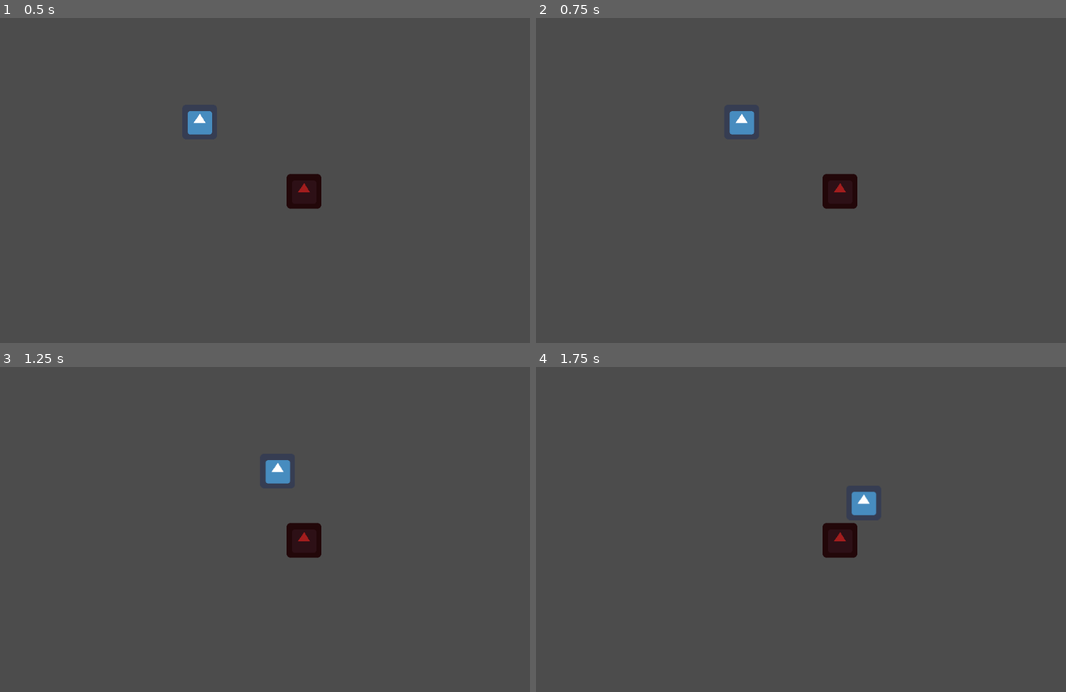
Above: before the commit, frames 1-4 (two rows, left to right).
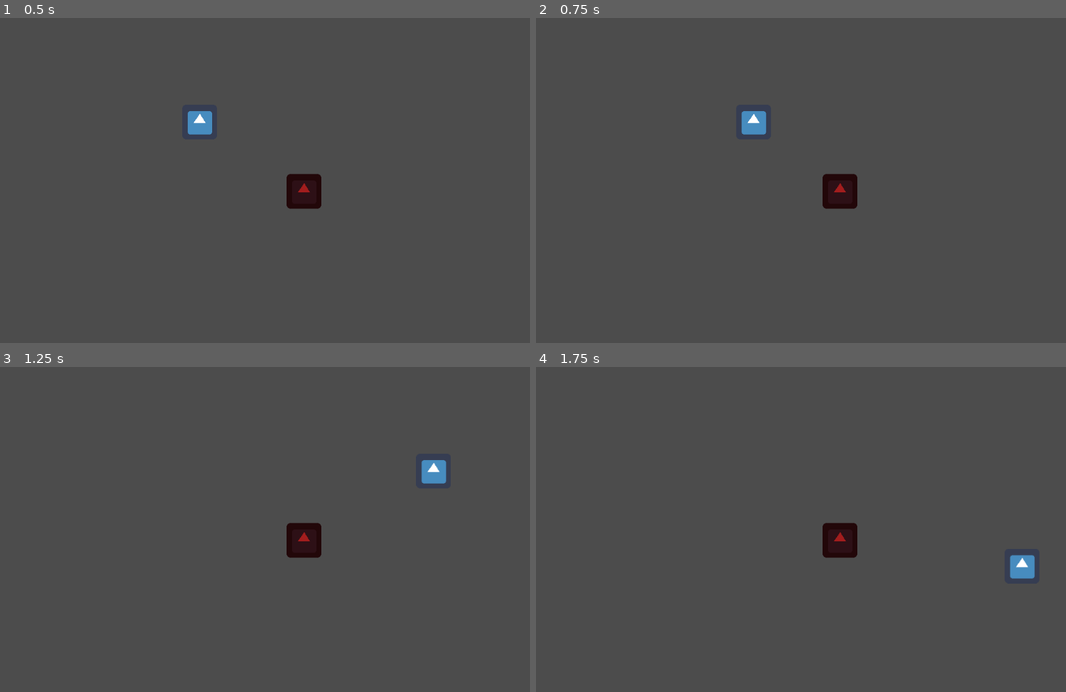
Above: after the commit, the same moments.

Repository: mfurtak/gmtk-game-jam-2019
Game: Godot game, scene res://Main.tscn
Same seed, same stepped clock (60 frames per second), same inputs: the game is played once before the commit and once after it. The engine's default icon, where the game draws it, is replaced by a stand-in: a white triangle on a blue panel in a dark square.
Inputs:
- Up to frame 1 (0.5 s): no input
- Up to frame 2 (0.75 s): tap Enter at 0.5 s; hold Right (ui_right) from 0.53 s (still down)
- Up to frame 3 (1.25 s): keep holding Right (ui_right)
- Up to frame 4 (1.75 s): release Right (ui_right) at 1.28 s; hold Down (ui_down) from 1.28 s (still down)

Frame 1 is identical in both runs. In frame 2, 0.4% of the frame differs, in the area x 36-44%, y 28-36%; in frame 3, 0.7%; in frame 4, 0.7%, in the area x 59-95%, y 38-66%.

Commit message:
Jake on master

Diff:
--- a/gmtk-godot/Player.gd
+++ b/gmtk-godot/Player.gd
@@ -3,9 +3,9 @@
 var direction = Vector2()
 var velocity = Vector2()
 
-const SPEED = 10
-const TOP_SPEED = 400
-const DECELERATION = .1
+const SPEED = 30
+const TOP_SPEED = 50
+const DECELERATION = .7
 
 # Called when the node enters the scene tree for the first time.
 func _ready():
@@ -13,12 +13,14 @@
 
 # Called every frame. 'delta' is the elapsed time since the previous frame.
 func _physics_process(delta):
-	velocity.x += max(min(direction.x * SPEED, TOP_SPEED), -TOP_SPEED)
-	velocity.y +=  max(min(direction.y * SPEED, TOP_SPEED), -TOP_SPEED)
+	var normal_direction = direction.normalized()
 
-	if direction.x == 0:
+	velocity.x += max(min(normal_direction.x * SPEED, TOP_SPEED), -TOP_SPEED)
+	velocity.y +=  max(min(normal_direction.y * SPEED, TOP_SPEED), -TOP_SPEED)
+	print(normal_direction)
+	if normal_direction.x == 0:
 		velocity.x = lerp(velocity.x, 0, DECELERATION)
-	if direction.y == 0:
+	if normal_direction.y == 0:
 		velocity.y = lerp(velocity.y, 0, DECELERATION)
 
 	velocity = move_and_slide(velocity)
--- /dev/null
+++ b/gmtk-godot/Thwomp.gd
@@ -0,0 +1,24 @@
+extends KinematicBody2D
+
+# Declare member variables here. Examples:
+# var a = 2
+# var b = "text"
+
+onready var player = get_node("/root/Main/Player")
+# Called when the node enters the scene tree for the first time.
+func _ready():
+
+	pass # Replace with function body.
+
+# Called every frame. 'delta' is the elapsed time since the previous frame.
+#func _process(delta):
+#	pass
+
+
+func _physics_process(delta):
+	print(player.global_position)
+	print(get_position())
+    # detect player overlap in x or y?
+	print("ASDF" + str(player))
+	#print("facebook.com" + str(player.translation))
+	pass
--- a/gmtk-godot/Thwomp.tscn
+++ b/gmtk-godot/Thwomp.tscn
@@ -1,19 +1,21 @@
-[gd_scene load_steps=3 format=2]
+[gd_scene load_steps=4 format=2]
 
-[ext_resource path="res://icon.png" type="Texture" id=1]
+[ext_resource path="res://Thwomp.gd" type="Script" id=1]
+[ext_resource path="res://icon.png" type="Texture" id=2]
 
 [sub_resource type="RectangleShape2D" id=1]
 extents = Vector2( 32, 32 )
 
 [node name="Thwomp" type="KinematicBody2D"]
 position = Vector2( 192, 128 )
+script = ExtResource( 1 )
 __meta__ = {
 "_edit_group_": true
 }
 
 [node name="Sprite" type="Sprite" parent="."]
 modulate = Color( 0.635294, 0.113725, 0.113725, 1 )
-texture = ExtResource( 1 )
+texture = ExtResource( 2 )
 
 [node name="CollisionShape2D" type="CollisionShape2D" parent="."]
 shape = SubResource( 1 )
